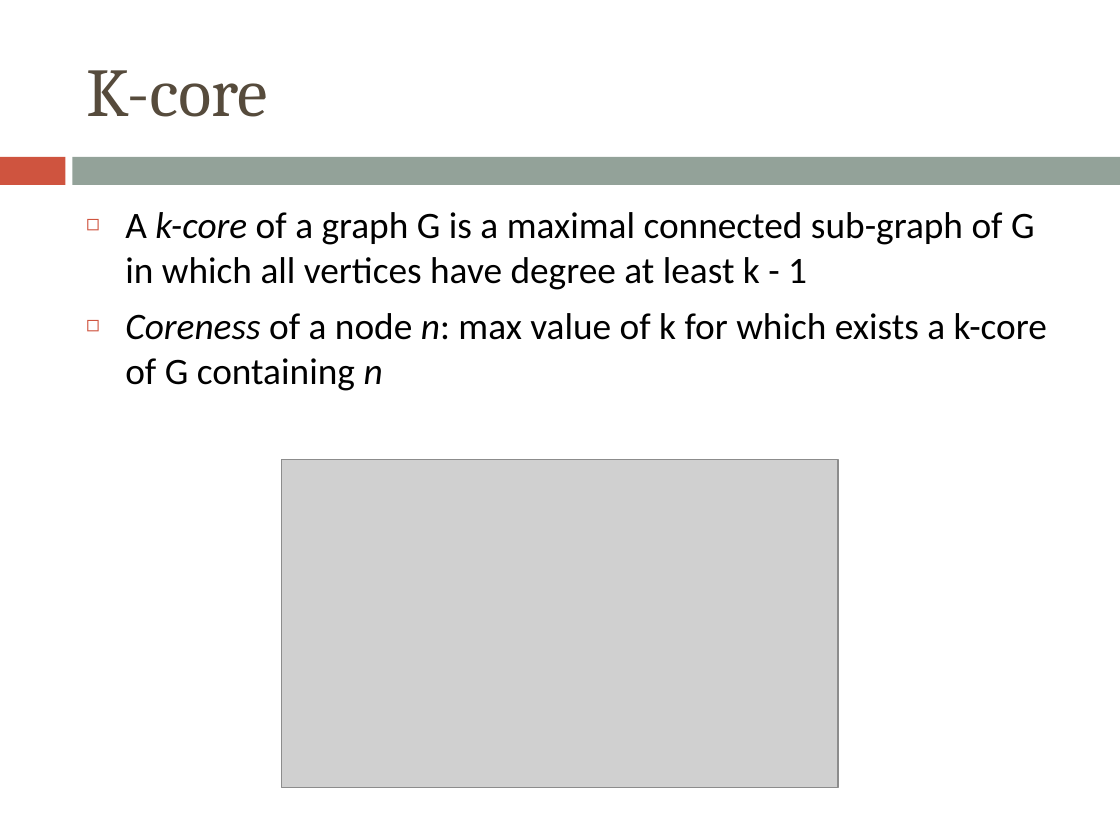
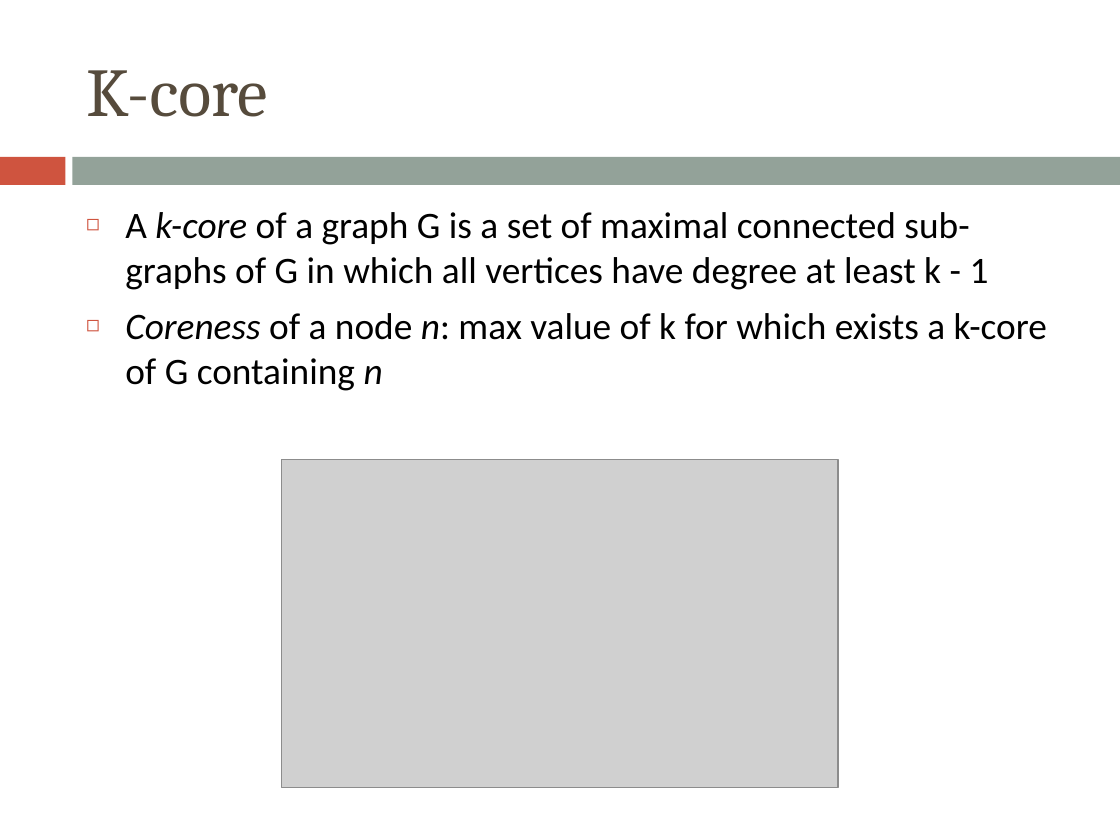
Before and after one commit to morellid/k-dense, a slide deck: slide 3 of presentation/kcore-kdense.pptx. Drawn at 1120x840 pixels with LibreOffice and Linux fonts; fonts in the diff are those of the drawing; grey boxes stand for pictures. Boxes give left, top, right and bottom in pixels: in the first picture for what was removed or moved away, otherwise in the second. Text is boxed around its words. In the diff, an @@ line names an element or a change of style, - is before the commit and + after.

Commit message:
corrette definition in slide 3 e 4

```diff
--- a/presentation/kcore-kdense.pptx
+++ b/presentation/kcore-kdense.pptx
@@ text at [125,212,989,290]: text changed @@
-◻ A k-core of a graph G is a maximal connected sub-graph of G in which all vertices have degree at least k - 1
+◻ A k-core of a graph G is a set of maximal connected sub-graphs of G in which all vertices have degree at least k - 1
```
Also in this commit, not shown: 2 other slides changed.
